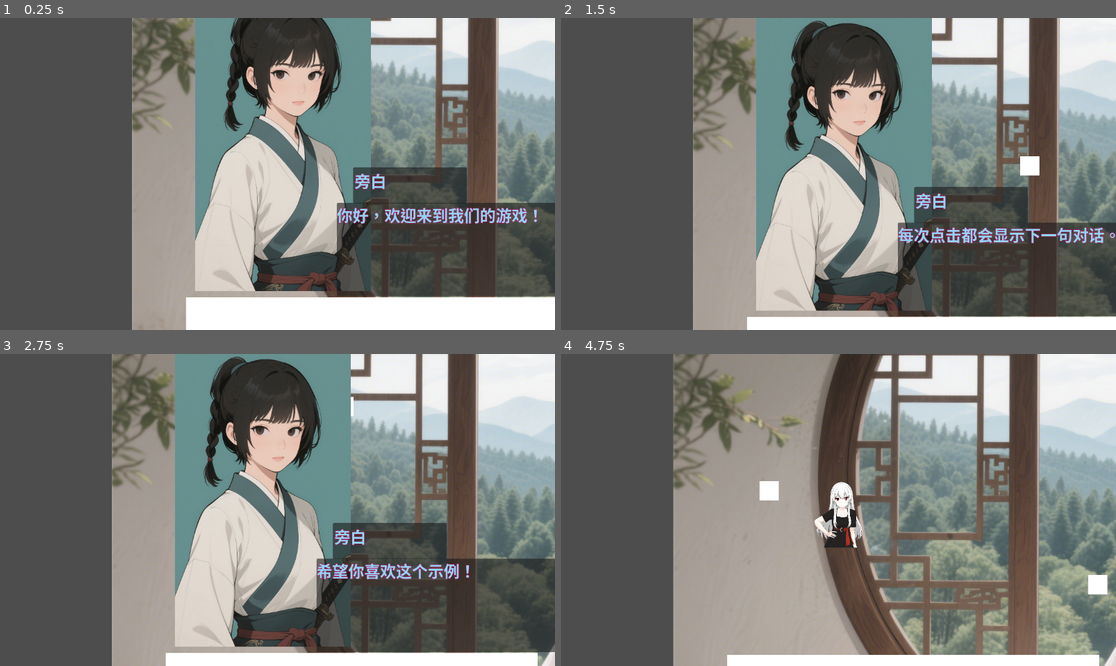
Above: before the commit, frames 1-4 (two rows, left to right).
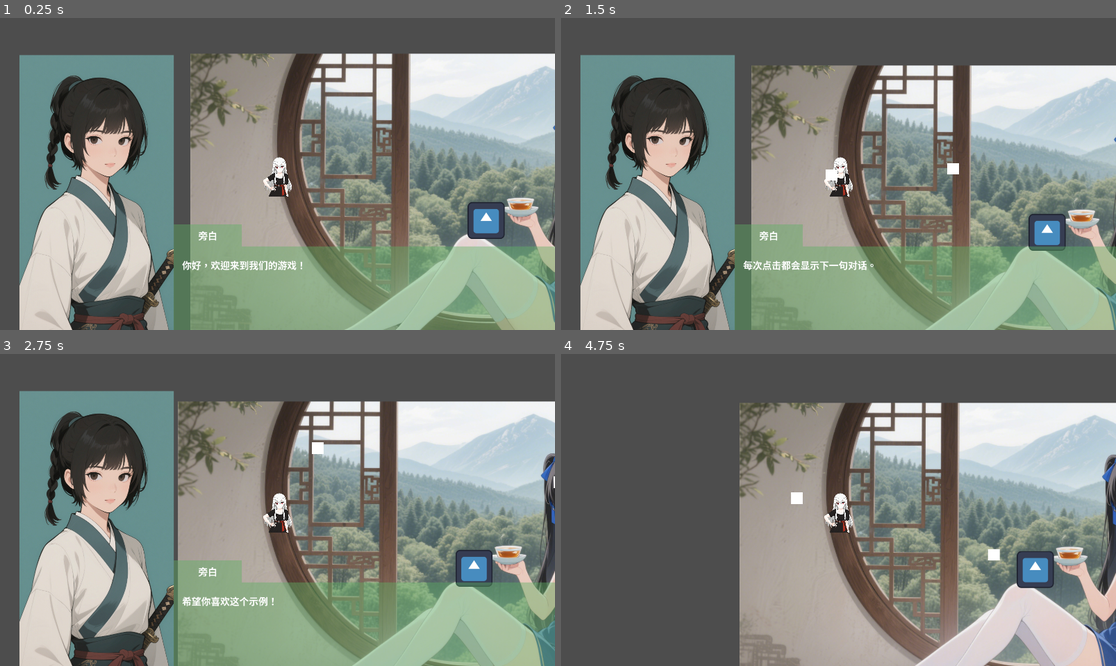
Above: after the commit, the same moments.

Repository: klsdf/Linxi
Game: Godot game, scene res://Scenes/主场景.tscn
Same seed, same stepped clock (60 frames per second), same inputs: the game is played once before the commit and once after it. The engine's default icon, where the game draws it, is replaced by a stand-in: a white triangle on a blue panel in a dark square.
Inputs (mouse positions are in pixels of both pictures, inside the frame that each line leads up to):
- Up to frame 1 (0.25 s): no input
- Up to frame 2 (1.5 s): tap Enter at 0.5 s; move the mouse to (960, 158) at 0.52 s; hold W (上) 0.53-1.28 s; click (960, 158) at 0.67 s; move the mouse to (727, 189) at 1.27 s; tap S (下) at 1.35 s; click (727, 189) at 1.42 s
- Up to frame 3 (2.75 s): move the mouse to (333, 441) at 2.02 s; hold D (右) from 2.03 s (still down); click (333, 441) at 2.17 s
- Up to frame 4 (4.75 s): move the mouse to (810, 572) at 2.77 s; release D (右) at 2.78 s; tap A (左) at 2.85 s; click (810, 572) at 2.92 s; move the mouse to (1005, 556) at 3.52 s; click (1005, 556) at 3.6 s; move the mouse to (672, 463) at 4.27 s; tap W (上) at 4.35 s; click (672, 463) at 4.42 s

The runs differ from the first frame. In frame 1, 87% of the frame differs, in the area x 3-100%, y 0-100%; in frame 2, 87%; in frame 3, 87%; in frame 4, 59%.

Commit message:
更新主题

Diff:
--- a/Scenes/对话系统.tscn
+++ b/Scenes/对话系统.tscn
@@ -1,13 +1,11 @@
-[gd_scene load_steps=4 format=3 uid="uid://cy2inkhq6mfm8"]
+[gd_scene load_steps=5 format=3 uid="uid://cy2inkhq6mfm8"]
 
 [ext_resource type="Script" uid="uid://di4d7qodtuagm" path="res://Scripts/对话系统.gd" id="1_15w8b"]
+[ext_resource type="Theme" uid="uid://btuwwog630wat" path="res://new_theme.tres" id="1_e8smu"]
 [ext_resource type="Texture2D" uid="uid://c5p5pqafxd5nb" path="res://Sprites/efbc9b60-d931-4c45-8649-8cd1e2351330_1744643322425960112_origin~tplv-a9rns2rl98-image-dark-watermark.png" id="2_7sit8"]
 
 [sub_resource type="LabelSettings" id="LabelSettings_tp1wc"]
 font_size = 33
-font_color = Color(0.562294, 0.837385, 0.966563, 1)
-outline_size = 3
-outline_color = Color(0.735464, 0, 0.293382, 1)
 
 [node name="对话系统" type="Control" node_paths=PackedStringArray("文本标签", "角色名字标签")]
 layout_mode = 3
@@ -16,50 +14,69 @@
 anchor_bottom = 1.0
 grow_horizontal = 2
 grow_vertical = 2
+theme = ExtResource("1_e8smu")
 script = ExtResource("1_15w8b")
-"文本标签" = NodePath("文本区域/文本内容")
-"角色名字标签" = NodePath("名字区域/名字")
+"文本标签" = NodePath("CanvasLayer/文本区域/MarginContainer/文本内容")
+"角色名字标签" = NodePath("CanvasLayer/名字区域/名字")
 
-[node name="TextureRect" type="TextureRect" parent="."]
-layout_mode = 0
-offset_left = 5.0
-offset_top = -15.0
-offset_right = 398.0
-offset_bottom = 635.0
+[node name="CanvasLayer" type="CanvasLayer" parent="."]
+
+[node name="TextureRect" type="TextureRect" parent="CanvasLayer"]
+anchors_preset = 2
+anchor_top = 1.0
+anchor_bottom = 1.0
+offset_top = -951.0
+offset_right = 668.0
+grow_vertical = 0
 texture = ExtResource("2_7sit8")
 expand_mode = 1
 stretch_mode = 5
 
-[node name="名字区域" type="Panel" parent="."]
-layout_mode = 0
-offset_left = 347.0
-offset_top = 378.0
-offset_right = 583.0
-offset_bottom = 453.0
+[node name="名字区域" type="Panel" parent="CanvasLayer"]
+offset_left = 601.0
+offset_top = 715.0
+offset_right = 837.0
+offset_bottom = 790.0
+theme = ExtResource("1_e8smu")
+metadata/_edit_group_ = true
 
-[node name="名字" type="Label" parent="名字区域"]
-layout_mode = 0
-offset_left = 3.0
-offset_top = 3.0
-offset_right = 227.0
-offset_bottom = 70.0
-text = "1231231"
-label_settings = SubResource("LabelSettings_tp1wc")
-
-[node name="文本区域" type="Panel" parent="."]
-layout_mode = 0
-offset_left = 313.0
-offset_top = 452.0
-offset_right = 1152.0
-offset_bottom = 646.0
-
-[node name="文本内容" type="Label" parent="文本区域"]
+[node name="名字" type="Label" parent="CanvasLayer/名字区域"]
 layout_mode = 1
 anchors_preset = 15
 anchor_right = 1.0
 anchor_bottom = 1.0
 grow_horizontal = 2
 grow_vertical = 2
+text = "1231231"
+label_settings = SubResource("LabelSettings_tp1wc")
+horizontal_alignment = 1
+vertical_alignment = 1
+
+[node name="文本区域" type="Panel" parent="CanvasLayer"]
+anchors_preset = 3
+anchor_left = 1.0
+anchor_top = 1.0
+anchor_right = 1.0
+anchor_bottom = 1.0
+offset_left = -1320.0
+offset_top = -290.0
+grow_horizontal = 0
+grow_vertical = 0
+theme = ExtResource("1_e8smu")
+metadata/_edit_group_ = true
+
+[node name="MarginContainer" type="MarginContainer" parent="CanvasLayer/文本区域"]
+layout_mode = 0
+offset_right = 1321.0
+offset_bottom = 285.0
+theme_override_constants/margin_left = 30
+theme_override_constants/margin_top = 40
+
+[node name="文本内容" type="Label" parent="CanvasLayer/文本区域/MarginContainer"]
+custom_minimum_size = Vector2(100, 50)
+layout_mode = 2
+size_flags_vertical = 1
+theme = ExtResource("1_e8smu")
 text = "123123123123123
 123
 312312
@@ -68,5 +85,3 @@
 label_settings = SubResource("LabelSettings_tp1wc")
 autowrap_mode = 2
 max_lines_visible = 4
-
-[node name="CanvasLayer" type="CanvasLayer" parent="."]
--- a/Scenes/测试.tscn
+++ b/Scenes/测试.tscn
@@ -31,5 +31,5 @@
 
 [node name="SubViewport" type="SubViewport" parent="HBoxContainer/SubViewportContainer2"]
 handle_input_locally = false
-size = Vector2i(574, 648)
+size = Vector2i(958, 1080)
 render_target_update_mode = 4
--- /dev/null
+++ b/new_theme.tres
@@ -0,0 +1,8 @@
+[gd_resource type="Theme" load_steps=2 format=3 uid="uid://btuwwog630wat"]
+
+[sub_resource type="StyleBoxFlat" id="StyleBoxFlat_j2q5q"]
+bg_color = Color(0.365337, 0.68738, 0.391962, 0.435294)
+
+[resource]
+Label/colors/font_color = Color(0.794958, 0.581374, 0.701648, 1)
+Panel/styles/panel = SubResource("StyleBoxFlat_j2q5q")
--- a/project.godot
+++ b/project.godot
@@ -19,6 +19,11 @@
 [autoload]
 
 Log="*res://Scripts/Log.gd"
+
+[display]
+
+window/size/viewport_width=1920
+window/size/viewport_height=1080
 
 [global_group]
 
